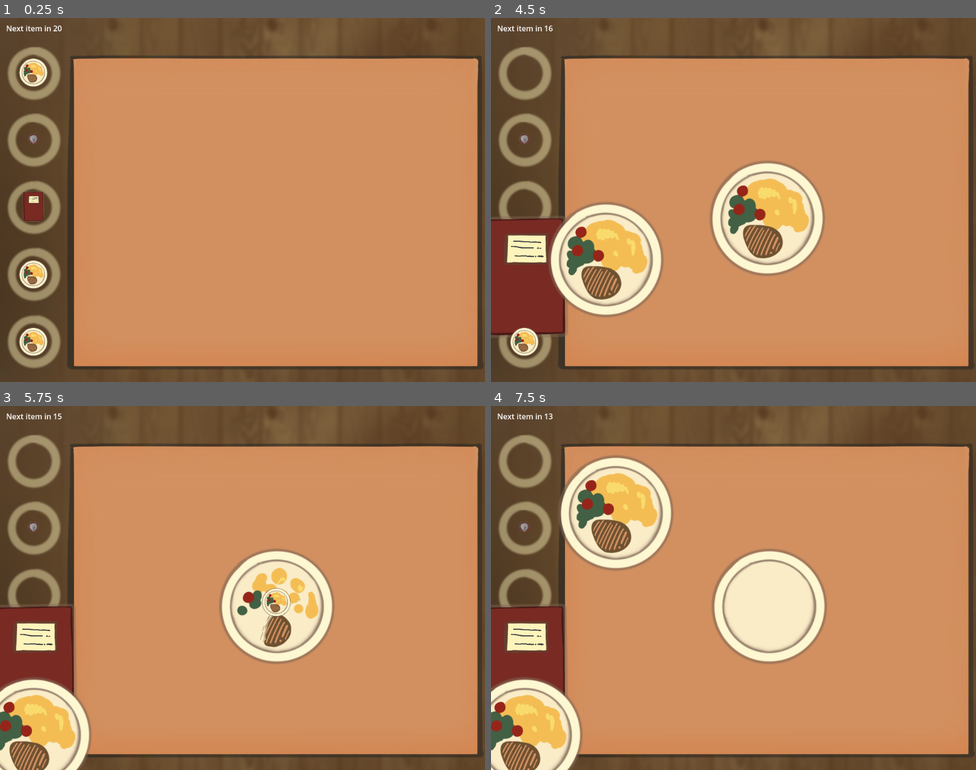
Above: before the commit, frames 1-4 (two rows, left to right).
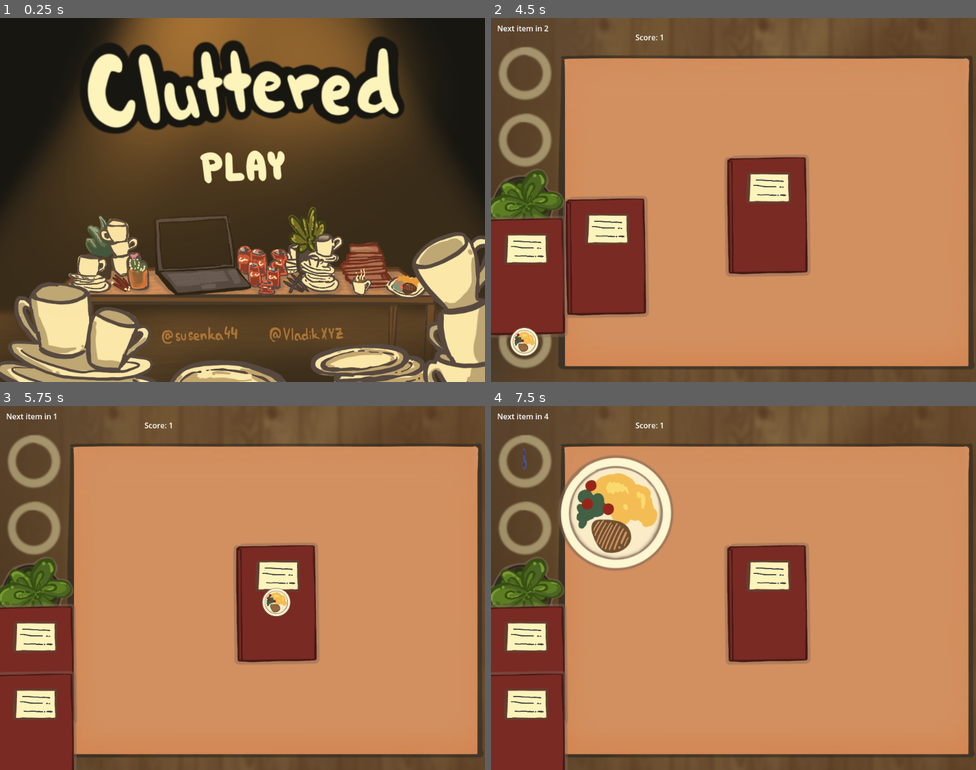
Above: after the commit, the same moments.

Repository: Nekaque/GJTraining
Game: Godot game, scene res://scenes/menu.tscn
Two runs of this game, one before a commit and one after it. Both use one fixed random seed, a clock stepped at 60 frames per second and the inputs below. Before the commit the project starts from res://scenes/main.tscn.
Inputs (mouse positions are in pixels of both pictures, inside the frame that each line leads up to):
- Up to frame 1 (0.25 s): no input
- Up to frame 2 (4.5 s): click (733, 167) at 0.52 s; click (951, 36) at 1.27 s; tap Enter at 2 s; drag from (524, 72) to (767, 210) at 2.02 s; drag from (524, 138) to (767, 210) at 2.77 s; move the mouse to (524, 207) at 3.52 s; hold R (rotate) 3.53-4.25 s; click (524, 207) at 3.8 s; tap Space at 4.25 s; drag from (524, 272) to (767, 214) at 4.27 s
- Up to frame 3 (5.75 s): drag from (33, 729) to (276, 602) at 5.02 s
- Up to frame 4 (7.5 s): drag from (588, 533) to (767, 602) at 5.77 s; move the mouse to (757, 588) at 6.52 s; press the mouse at (757, 588) at 6.53 s; release the mouse at (757, 588) at 7.25 s; tap Enter at 7.25 s; drag from (660, 497) to (524, 526) at 7.27 s

The runs differ from the first frame. In frame 1, 93% of the frame differs, in the area x 0-100%, y 0-100%; in frame 2, 14%; in frame 3, 12%; in frame 4, 12%.

Commit message:
menu, tutorial and endscreen added

Diff:
--- a/project.godot
+++ b/project.godot
@@ -11,9 +11,10 @@
 [application]
 
 config/name="GJTraining"
-run/main_scene="uid://dcw1ii08dfkpe"
+run/main_scene="uid://cpg54jnpcpset"
 config/features=PackedStringArray("4.4", "GL Compatibility")
-config/icon="res://assets/icon.svg"
+config/icon="uid://2b4xffnbhdu1"
+config/windows_native_icon="res://assets/icon.ico"
 
 [autoload]
 
--- a/scenes/main.tscn
+++ b/scenes/main.tscn
@@ -1,9 +1,11 @@
-[gd_scene load_steps=6 format=3 uid="uid://dcw1ii08dfkpe"]
+[gd_scene load_steps=8 format=3 uid="uid://dcw1ii08dfkpe"]
 
 [ext_resource type="Texture2D" uid="uid://ycdnt5vei0jm" path="res://assets/layout_temp.png" id="1_o5qli"]
 [ext_resource type="Script" uid="uid://ddhv3hnfva7n4" path="res://scripts/main.gd" id="1_sugp2"]
 [ext_resource type="StyleBox" uid="uid://cifss01wnwc3s" path="res://assets/circle.tres" id="3_jyhfs"]
 [ext_resource type="Texture2D" uid="uid://dlmovbcnn1a7k" path="res://assets/table.png" id="4_jyhfs"]
+[ext_resource type="Texture2D" uid="uid://qkipgbo7m238" path="res://assets/tutorial.png" id="5_tbgi4"]
+[ext_resource type="Texture2D" uid="uid://bmb0qrjhpwd5b" path="res://assets/cross.png" id="6_tefeu"]
 
 [sub_resource type="RectangleShape2D" id="RectangleShape2D_tbgi4"]
 size = Vector2(851, 649)
@@ -12,6 +14,7 @@
 script = ExtResource("1_sugp2")
 
 [node name="Cam" type="Camera2D" parent="."]
+visible = false
 position = Vector2(512, 384)
 
 [node name="Polygon2D" type="Polygon2D" parent="."]
@@ -54,4 +57,54 @@
 offset_bottom = 33.0
 theme_override_colors/font_color = Color(1, 1, 1, 1)
 
+[node name="Score" type="Label" parent="."]
+offset_left = 305.0
+offset_top = 29.0
+offset_right = 345.0
+offset_bottom = 52.0
+
+[node name="Tutorial" type="CanvasLayer" parent="."]
+process_mode = 3
+
+[node name="TextureRect" type="TextureRect" parent="Tutorial"]
+offset_right = 40.0
+offset_bottom = 40.0
+texture = ExtResource("5_tbgi4")
+
+[node name="TextureButton" type="TextureButton" parent="Tutorial"]
+offset_left = 954.0
+offset_top = 15.0
+offset_right = 1000.0
+offset_bottom = 65.0
+mouse_default_cursor_shape = 2
+texture_normal = ExtResource("6_tefeu")
+
+[node name="End" type="CanvasLayer" parent="."]
+process_mode = 3
+visible = false
+
+[node name="TextureRect" type="TextureRect" parent="End"]
+visible = false
+offset_right = 40.0
+offset_bottom = 40.0
+texture = ExtResource("5_tbgi4")
+
+[node name="TextureButton" type="TextureButton" parent="End"]
+visible = false
+offset_left = 455.0
+offset_top = 474.0
+offset_right = 501.0
+offset_bottom = 524.0
+mouse_default_cursor_shape = 2
+texture_normal = ExtResource("6_tefeu")
+
+[node name="Button" type="Button" parent="End"]
+offset_left = 466.0
+offset_top = 433.0
+offset_right = 541.0
+offset_bottom = 464.0
+text = "RESTART"
+
 [connection signal="timeout" from="Timer" to="." method="_on_timer_timeout"]
+[connection signal="pressed" from="Tutorial/TextureButton" to="." method="_on_texture_button_pressed"]
+[connection signal="pressed" from="End/Button" to="." method="_on_button_pressed"]
--- /dev/null
+++ b/scenes/menu.tscn
@@ -0,0 +1,24 @@
+[gd_scene load_steps=5 format=3 uid="uid://cpg54jnpcpset"]
+
+[ext_resource type="Script" uid="uid://b2nkywppq0lep" path="res://scripts/menu.gd" id="1_con2f"]
+[ext_resource type="Texture2D" uid="uid://drc8u8vc4opid" path="res://assets/play1.png" id="1_vjb58"]
+[ext_resource type="Texture2D" uid="uid://ltoun0nuxlm7" path="res://assets/play2.png" id="2_con2f"]
+[ext_resource type="Texture2D" uid="uid://dn3mop8mwwykm" path="res://assets/background.png" id="2_mhnvy"]
+
+[node name="Menu" type="Node2D"]
+script = ExtResource("1_con2f")
+
+[node name="TextureRect" type="TextureRect" parent="."]
+offset_right = 40.0
+offset_bottom = 40.0
+texture = ExtResource("2_mhnvy")
+
+[node name="TextureButton" type="TextureButton" parent="."]
+offset_left = 421.0
+offset_top = 273.0
+offset_right = 613.0
+offset_bottom = 363.0
+texture_normal = ExtResource("1_vjb58")
+texture_hover = ExtResource("2_con2f")
+
+[connection signal="pressed" from="TextureButton" to="." method="_on_texture_button_pressed"]
--- a/scripts/item.gd
+++ b/scripts/item.gd
@@ -5,7 +5,7 @@
 var init_pos = null
 var on_table = false
 var from = -1
-var animations = ['steak', 'book', 'coffee', 'can', 'pc']
+var animations = ['steak', 'book', 'coffee', 'can', 'pc', 'cactus', 'pencil', 'pen', 'plant']
 @onready var colliders = [$PlateCollider, $BookCollider, $CoffeeCollider, $CanCollider, $PcCollider, $CactusCollider, $PencilCollider, $PenCollider, $PlantCollider]
 @onready var sprite = $Sprite
 var type = -1
--- a/scripts/main.gd
+++ b/scripts/main.gd
@@ -5,20 +5,27 @@
 var items = []
 var occupied  = [true, true, true, true, true]
 var rest = 0
-var time = 20
-var max_type = 4
+var score = 0
+var time = 5
 var random = RandomNumberGenerator.new()
-var probs = [4, 5, 2, 2, 1]
+var probs = [4, 5, 0, 0, 0, 4, 4,4 ,4]
 var shake = false
 @onready var timer = $Timer
 @onready var label = $Label
 
 func _ready() -> void:
-	var n = 5
-	for i in range(n): create_item(i)
+	generate()
+	get_tree().paused = true
+
+func generate():
+	for i in len(occupied): create_item(i)
 	timer.wait_time = time
 	timer.start(0)
 	rest = time
+	var t = int(rest)
+	label.text = 'Next item in '+str(t)
+	$Score.text = 'Score: '+str(score)
+
 
 func create_item(i):
 	var temp = item.instantiate()
@@ -34,6 +41,12 @@
 	$Cam.rotation = max_roll * order * randfn(-1, 1)
 	$Cam.position = Vector2(512+randfn(-1,1.2)*max_shake*order, 384+randfn(-1,1.2)*max_shake*order)
 
+func shaking():
+	shake = true
+	var tt = get_tree().create_timer(0.3)
+	await tt.timeout
+	shake = false
+
 func _process(delta: float) -> void:
 	if shake: shake_screen()
 	else: $Cam.position = Vector2(512,384)
@@ -43,29 +56,26 @@
 	label.text = 'Next item in '+str(t)
 
 func _input(event: InputEvent) -> void:
-	if event is InputEventMouseButton:
-		if event.button_index == MOUSE_BUTTON_LEFT :
-			if event.is_action_pressed('click'):
-				for it in items:
-					if it.mouse_in and it.movable:
-						dragging = it
-						dragging.global_scale = Vector2(1,1)
-			elif dragging:
-				if Coll.collisions >= 1 or !dragging.on_table:
-					dragging.position = dragging.init_pos
-					dragging.global_scale = Vector2(0.25,0.25)
-				else:
-					dragging.init_pos = dragging.position
-					if (dragging.from >= 0):
-						occupied[dragging.from] = false
-						dragging.from = -1
-						dragging.start_animation()
-						shake = true
-						dragging = null
-						var tt = get_tree().create_timer(0.3)
-						await tt.timeout
-						shake = false
-					else: dragging = null
+	if event is InputEventMouseButton and event.button_index == MOUSE_BUTTON_LEFT:
+		if event.is_action_pressed('click'):
+			for it in items:
+				if it.mouse_in and it.movable:
+					dragging = it
+					dragging.global_scale = Vector2(1,1)
+		elif dragging:
+			if Coll.collisions >= 1 or !dragging.on_table:
+				dragging.position = dragging.init_pos
+				dragging.global_scale = Vector2(0.25,0.25)
+			else:
+				dragging.init_pos = dragging.position
+				if (dragging.from >= 0):
+					score+=1
+					$Score.text = 'Score: '+str(score)
+					occupied[dragging.from] = false
+					dragging.from = -1
+					dragging.start_animation()
+					shaking()
+				dragging = null
 	if (event.is_action_pressed("rotate") and dragging): dragging.rotate(deg_to_rad(90))
 
 
@@ -81,3 +91,19 @@
 		timer.start(0)
 	else:
 		label.text = 'get rekt'
+		$End.visible = true
+		get_tree().paused = true
+
+
+func _on_texture_button_pressed() -> void:
+	$Tutorial.visible = false
+	get_tree().paused = false
+
+
+func _on_button_pressed() -> void:
+	get_tree().paused = false
+	while len(items) > 0:
+		var it = items.pop_back()
+		it.queue_free()
+	$End.visible = false
+	generate()
--- /dev/null
+++ b/scripts/menu.gd
@@ -0,0 +1,4 @@
+extends Node2D
+
+func _on_texture_button_pressed() -> void:
+	get_tree().change_scene_to_file("res://scenes/main.tscn")
Binary file added: assets/background.png
Not shown, added: assets/background.png.import
Binary file added: assets/cross.png
Not shown, added: assets/cross.png.import
Binary file added: assets/cross_big.png
Not shown, added: assets/cross_big.png.import
Binary file added: assets/icon.ico
Binary file added: assets/icon.png
Not shown, added: assets/icon.png.import
Binary file added: assets/menu.png
Not shown, added: assets/menu.png.import
Binary file added: assets/play1.png
(and 6 more such lines)
